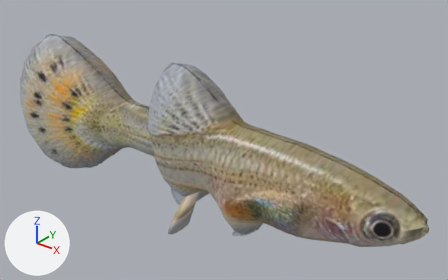
One commit to the glTF model public/aqua/models/fish/fry_guppy.glb: the scene before it, then after it.
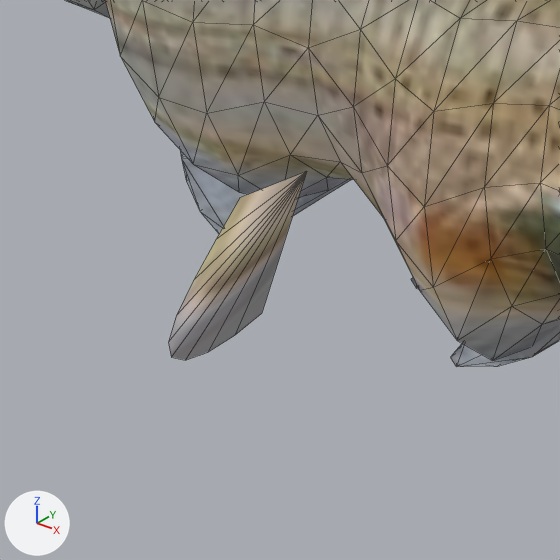
Each version appears first whole from a camera (50 mm lens) standing at (3360.067, -1.733, 94.603) and looking at (3358.611, 0.088, 93.474), and next in a close-up on the part from 29% to 57% of the width and 55% to 100% of the height. Arrows for +X, +Y and +Z are at lower left; the lights stay in place. The first two pictures are the older version. The close-ups show mesh edges as thin lines. Vertices at exactly the same position are counted once.

Names of what the first close-up shows: 'fry_guppy'.
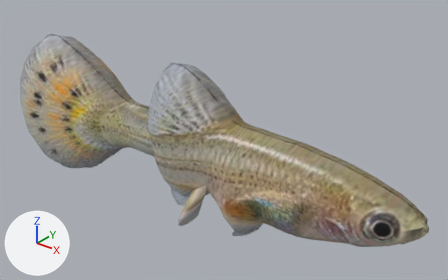
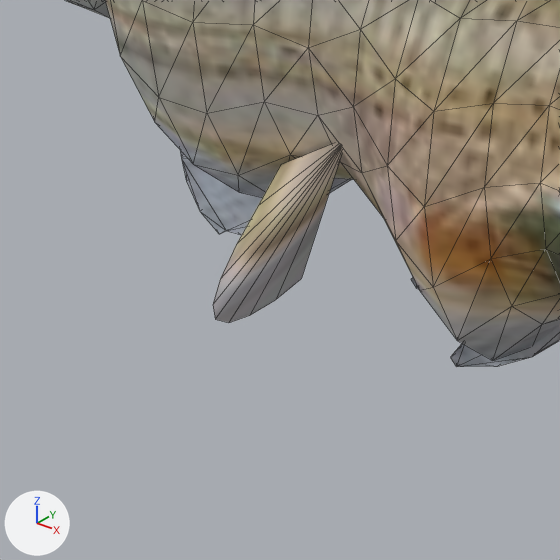
What differs and where, as boxes [x1, y1, x2, y2] in the close-ups (560 x 560 px; the box of a moved part takes in the faces that stretch with it):
```json
{"part": 1, "of": "me_fry_guppy", "change": "moved or reshaped", "before": [169, 171, 307, 360], "after": [213, 143, 342, 323]}
```

Scene script edits in JSON lines:
```json
{"block": "me_fry_guppy", "where": "# used by ob_fry_guppy; location = (0.0, 0.0, 0.0)"}
{"op": "remove", "block": "me_fry_guppy", "code": "me_fry_guppy.from_pydata(...)  # 904 vertices, 1774 faces; spans x 3357.52..3359.53, y -0.34..0.34, z 93.1..93.8"}
{"op": "add", "block": "me_fry_guppy", "code": "me_fry_guppy.from_pydata(...)  # 904 vertices, 1774 faces; spans x 3357.52..3359.53, y -0.27..0.28, z 93.1..93.8"}
{"block": "me_fry_guppy", "change": "me_fry_guppy part 1: the loose piece of 11 vertices spanning x 3358.62..3358.7, y -0.34..-0.18, z 93.21..93.38 is moved by (-0.01, 0.06, 0.0)"}
{"block": "me_fry_guppy", "change": "other edits to the shape of me_fry_guppy do not show in these pictures"}
```
